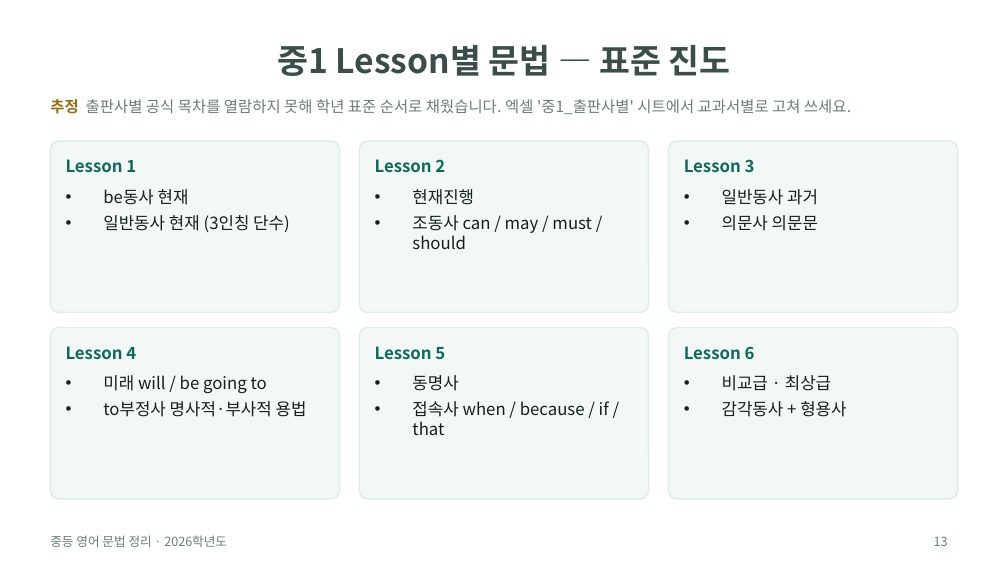
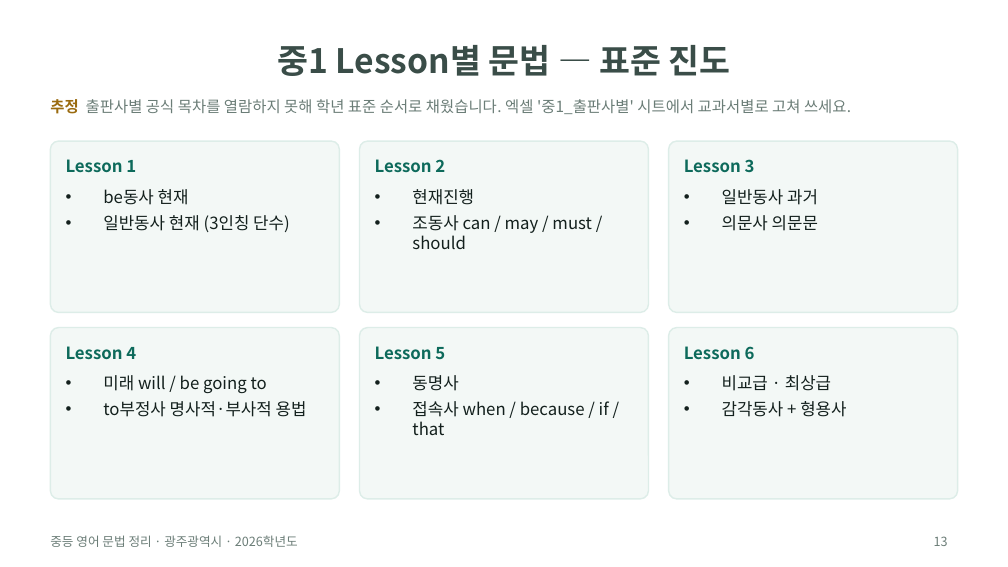
Before and after one commit to isaclina/izzie-English, a slide deck: slide 13 of output/중등_학년별_출판사별_문법정리.pptx. Drawn at 1008x567 pixels with LibreOffice and Linux fonts; fonts in the diff are those of the drawing. Boxes give left, top, right and bottom in pixels: in the first picture for what was removed or moved away, otherwise in the second. Text is boxed around its words. In the diff, an @@ line names an element or a change of style, - is before the commit and + after.

```diff
--- a/output/중등_학년별_출판사별_문법정리.pptx
+++ b/output/중등_학년별_출판사별_문법정리.pptx
@@ text at (50,535,298,547): text changed @@
-중등 영어 문법 정리 · 2026학년도
+중등 영어 문법 정리 · 광주광역시 · 2026학년도
```
Also in this commit, not shown: 15 other slides changed, 1 other file.
